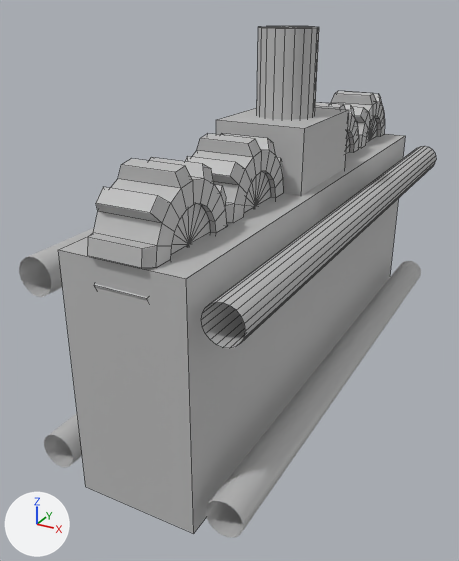
The FBX model 2x10_M.fbx, before and after one commit.
One viewpoint serves both versions: a 50 mm lens placed at (0.048, -0.1084, 0.0502), pointed at (-0.0063, -0.0096, 0.0008). Every picture has the same lights, and +X, +Y and +Z are marked at lower left. Both versions are drawn at frame 2 of the action 'Take 001'; the numbers are the values there. Mesh edges are drawn as thin lines on the coarser meshes.
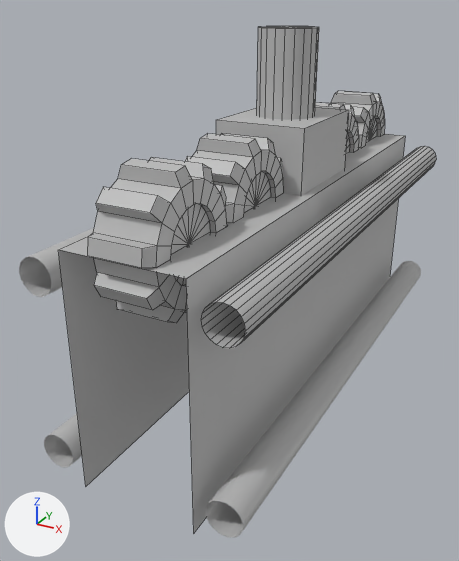
Diff of the bpy script that builds the scene:
```diff
--- a/2x10_M.fbx.py
+++ b/2x10_M.fbx.py
@@ me_mesh @@
 me_mesh.from_pydata(...)  # 8 vertices, 5 faces; spans x -0.5..0.5, y -0.5..0.5, z -0.5..0.5
 # used by ob_pcube1; parent = ob_group2; location = (0.0, 0.0, 0.0); scale = (2.0, 4.0, 10.0)
 # verts and faces of me_mesh; kept vertices keep their numbers, new ones are numbered from 8
 # before: 0 (-0.5, -0.5, 0.5) at pixel (85, 486), 1 (0.5, -0.5, 0.5) at pixel (193, 533), 2 (-0.5, 0.5, 0.5) at pixel (58, 249), 3 (0.5, 0.5, 0.5) at pixel (186, 278), 4 (-0.5, 0.5, -0.5)
 # before: 5 (0.5, 0.5, -0.5) at pixel (405, 135), 6 (-0.5, -0.5, -0.5), 7 (0.5, -0.5, -0.5)
+# me_mesh part 1
+delete_faces([(0, 1, 3, 2), (4, 5, 7, 6)])
 me_mesh.materials.append(mat_lambert1)
```

Boxes (x1, y1, x2, y2) around the edits, measured in the pictures (459 x 561 px):
'pCube1', reshaped: before (59, 134, 405, 533); after (59, 134, 405, 532)
part 1 of me_mesh, deleted: before (59, 250, 194, 533)
